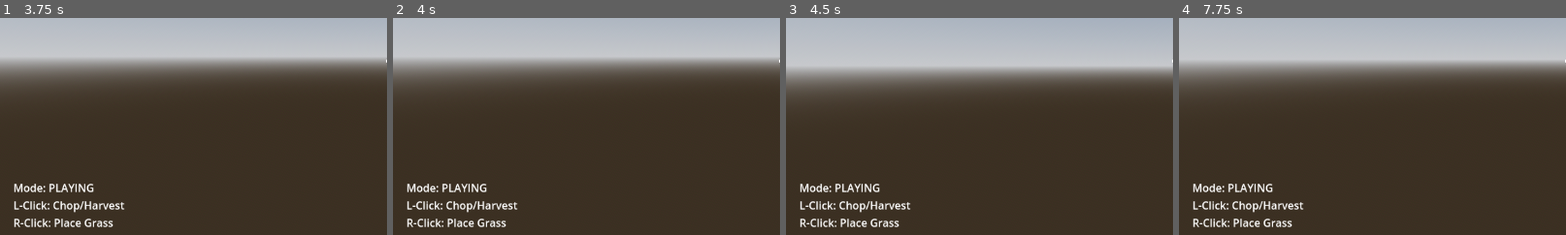
Above: before the commit, frames 1-4 (left to right).
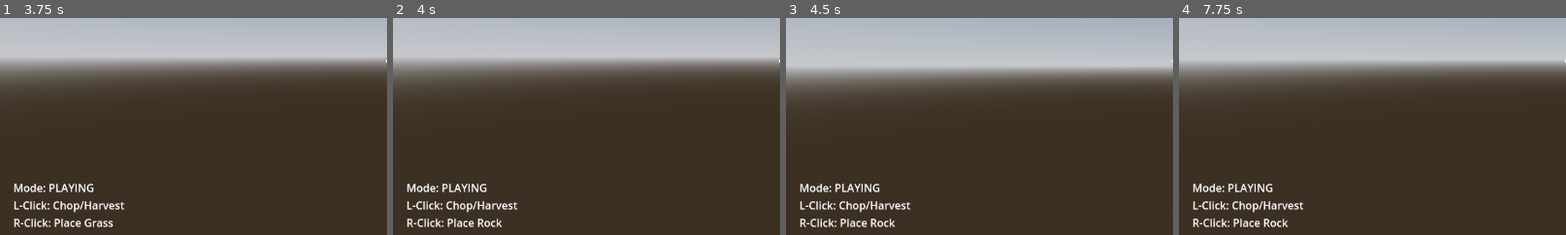
Above: after the commit, the same moments.

Repository: BoQsc/Horror-Survival-Game-Project
Game: Godot game, scene res://main_game_scene.tscn
The game is run twice, just before and just after one commit, with the same random seed, the same clock (stepped at 60 frames per second) and the same inputs.
Inputs (mouse positions are % of the whole screen's width and height, from its top left):
- Up to frame 1 (3.75 s): tap Enter (ui_accept) at 0.5, 0.77, 1.25, 1.52, 2, 2.75, 3.02, 3.5 s; move the mouse to (55, 50) at 0.52 s; hold W (move_forward) from 0.53 s (still down); tap 1 at 0.6 s; click (55, 50) at 0.67 s; tap 2 at 0.8, 1.35 s; move the mouse to (45, 50) at 1.27 s; click (45, 50) at 1.42 s; tap 3 at 1.55, 2.1 s; move the mouse to (52, 48) at 2.02 s; click (52, 48) at 2.17 s; tap 4 at 2.3, 2.85 s; move the mouse to (49, 52) at 2.77 s; click (49, 52) at 2.92 s; tap G at 3.05, 3.6 s; move the mouse to (57, 51) at 3.52 s; click (57, 51) at 3.67 s
- Up to frame 2 (4 s): keep holding W (move_forward); tap Enter (ui_accept) at 3.77 s; tap 1 at 3.8 s
- Up to frame 3 (4.5 s): keep holding W (move_forward); tap Enter (ui_accept) at 4.25 s; move the mouse to (42, 49) at 4.27 s; tap 1 at 4.35 s; click (42, 49) at 4.42 s
- Up to frame 4 (7.75 s): tap Enter (ui_accept) at 4.52, 6.02, 6.77, 7.52 s; tap 2 at 4.55, 5.1 s; move the mouse to (51, 50) at 5.02 s; click (51, 50) at 5.17 s; tap 3 at 5.3, 5.85 s; move the mouse to (46, 48) at 5.77 s; release W (move_forward) at 5.78 s; hold D (move_right) 5.78-6.53 s; click (46, 48) at 5.92 s; tap 4 at 6.05, 6.6 s; move the mouse to (55, 50) at 6.52 s; hold W (move_forward) from 6.53 s (still down); click (55, 50) at 6.67 s; tap G at 6.8, 7.35 s; move the mouse to (45, 50) at 7.27 s; click (45, 50) at 7.42 s; tap 1 at 7.55 s
The pictures show only the part of the screen within x 0-50%, y 40-90%; the shares and areas given below are measured in that part.

Frame 1 is identical in both runs. In frame 2, 0.2% of the frame differs, in the area x 21-30%, y 92-97%; in frame 3, 0.2%; in frame 4, 0.2%.

Commit message:
road_type:  1=Flatten, 2=Mask Only, 3=Normalize

Diff:
--- a/player_interaction.gd
+++ b/player_interaction.gd
@@ -19,6 +19,7 @@
 # Road building state
 var road_start_pos: Vector3 = Vector3.ZERO
 var is_placing_road: bool = false
+var road_type: int = 1  # 1=Flatten, 2=Mask Only, 3=Normalize
 
 # PLAYING mode placeable items
 enum PlaceableItem { ROCK, GRASS }
@@ -102,25 +103,29 @@
 			terrain_blocky_mode = not terrain_blocky_mode
 			update_ui()
 		elif event.keycode == KEY_1:
-			current_block_id = 1
+			if current_mode == Mode.ROAD:
+				road_type = 1
+			elif current_mode == Mode.PLAYING:
+				current_placeable = PlaceableItem.ROCK
+			else:
+				current_block_id = 1
 			update_ui()
 		elif event.keycode == KEY_2:
-			if current_mode == Mode.PLAYING:
+			if current_mode == Mode.ROAD:
+				road_type = 2
+			elif current_mode == Mode.PLAYING:
 				current_placeable = PlaceableItem.GRASS
 			else:
 				current_block_id = 2
 			update_ui()
 		elif event.keycode == KEY_3:
-			current_block_id = 3
+			if current_mode == Mode.ROAD:
+				road_type = 3
+			else:
+				current_block_id = 3
 			update_ui()
 		elif event.keycode == KEY_4:
 			current_block_id = 4
-			update_ui()
-		elif event.keycode == KEY_1:
-			if current_mode == Mode.PLAYING:
-				current_placeable = PlaceableItem.ROCK
-			else:
-				current_block_id = 1
 			update_ui()
 
 	if event is InputEventMouseButton:
@@ -175,7 +180,9 @@
 		mode_label.text = "Mode: BUILDING (Blocky)\nBlock: %s (Rot: %d)\nL-Click: Remove, R-Click: Add\nCTRL+Scroll: Rotate" % [block_name, current_rotation]
 	elif current_mode == Mode.ROAD:
 		var road_status = "Click to start" if not is_placing_road else "Click to end"
-		mode_label.text = "Mode: ROAD\n%s\nR-Click: Place road segment\n[ESC] Cancel" % road_status
+		var type_names = ["", "Flatten", "Mask Only", "Normalize"]
+		var type_name = type_names[road_type] if road_type < type_names.size() else "Type %d" % road_type
+		mode_label.text = "Mode: ROAD (%s)\n%s\nR-Click: Place road\n[1-3] Road Type" % [type_name, road_status]
 
 func update_selection_box():
 	# If in Terrain/Water Blocky mode, we only care about hit
@@ -449,13 +456,18 @@
 				road_manager.add_road_point(pos)
 				update_ui()
 			else:
-				# Second click - end road and flatten terrain
+				# Second click - end road and apply terrain modification based on type
 				road_manager.add_road_point(pos)
 				var segment_id = road_manager.finish_road(false)
 
 				if segment_id >= 0:
-					# Flatten terrain along the road
-					_flatten_road_segment(road_start_pos, pos)
+					# Apply terrain modification based on road_type
+					if road_type == 1:
+						_flatten_road_segment(road_start_pos, pos)  # Full flatten
+					elif road_type == 2:
+						pass  # Mask only - no terrain modification
+					elif road_type == 3:
+						_normalize_road_segment(road_start_pos, pos)  # Light normalize
 
 				is_placing_road = false
 				update_ui()
@@ -487,3 +499,20 @@
 
 		# Flatten terrain at this point (box shape = 1)
 		terrain_manager.modify_terrain(pos, road_width / 2.0, 0.0, 1, 0)
+
+## Normalize terrain along a road - light smoothing that follows terrain
+func _normalize_road_segment(start: Vector3, end: Vector3):
+	if not terrain_manager:
+		return
+
+	var road_width = road_manager.road_width if road_manager else 5.0
+	var length = start.distance_to(end)
+	var steps = int(length / 2.0) + 1
+
+	for i in range(steps + 1):
+		var t = float(i) / float(steps) if steps > 0 else 0.0
+		var pos = start.lerp(end, t)
+
+		# Light normalize - small radius, gentle value at surface level
+		# Follows terrain but smooths out bumps
+		terrain_manager.modify_terrain(pos, road_width / 3.0, 0.0, 0, 0)  # Sphere, gentle
